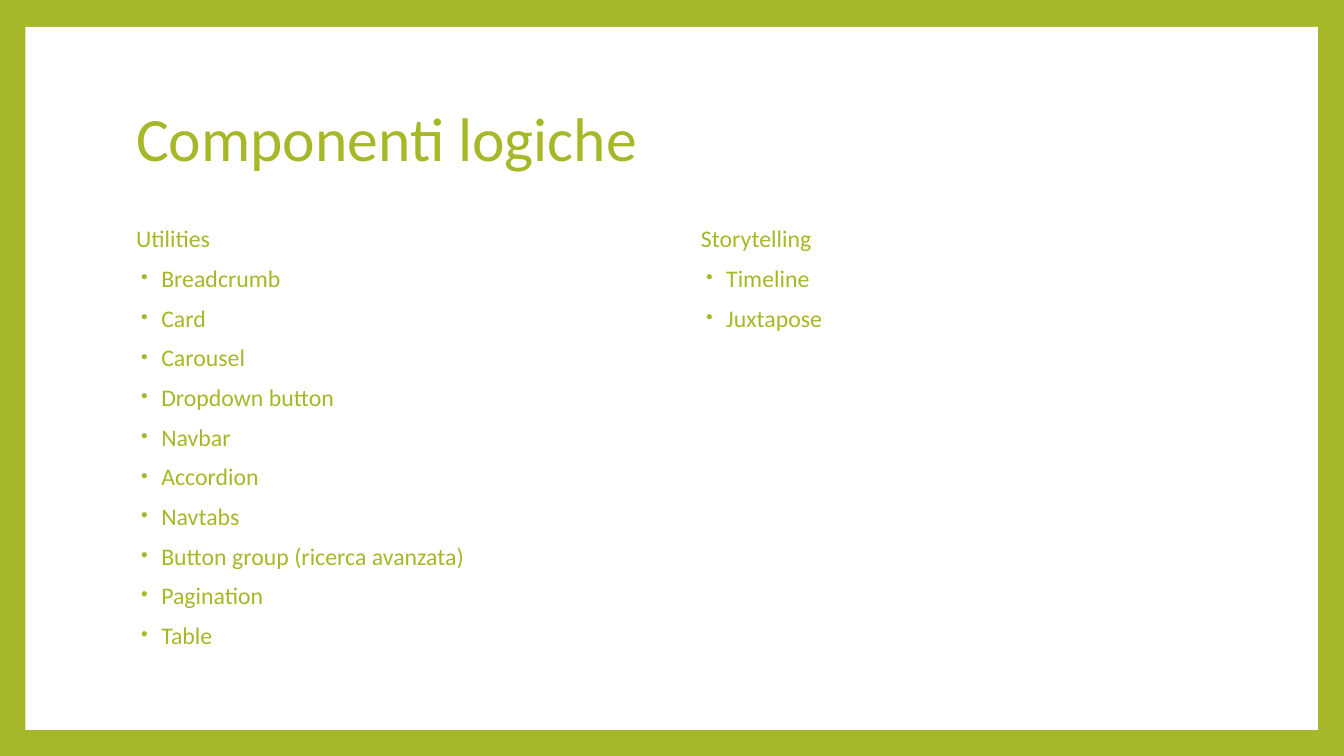
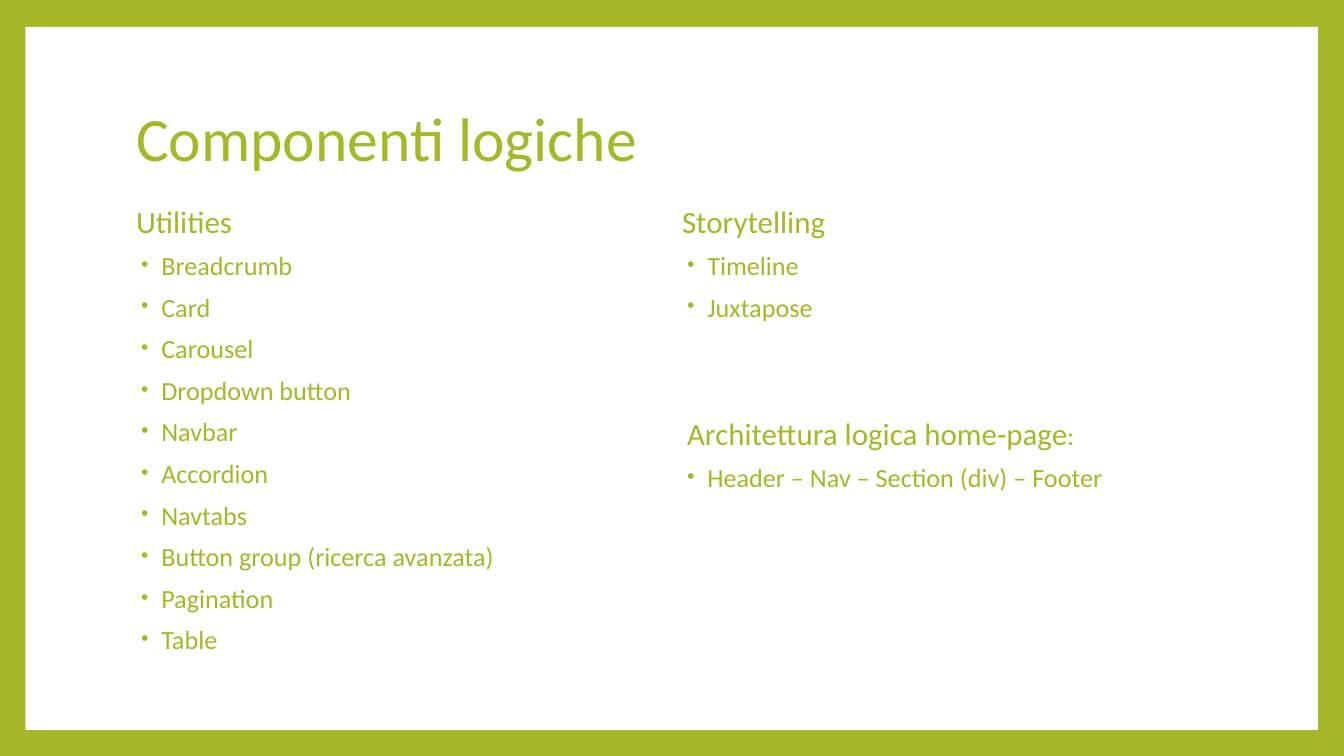
Before and after one commit to chiaradeguio/progetto-dhch, a slide deck: slide 3 of GrandeGuerraPrealpiVicentine.pptx. Drawn at 1344x756 pixels with LibreOffice and Linux fonts; fonts in the diff are those of the drawing. Boxes give left, top, right and bottom in pixels: in the first picture for what was removed or moved away, otherwise in the second. Text is boxed around its words. In the diff, an @@ line names an element or a change of style, - is before the commit and + after.

```diff
--- a/GrandeGuerraPrealpiVicentine.pptx
+++ b/GrandeGuerraPrealpiVicentine.pptx
@@ text "Utilities": place and size @@
-text "Utilities" at <box>136,230,464,644</box>
+text "Utilities" at <box>136,211,494,649</box>
@@ text "Utilities" at <box>136,211,494,649</box>: size 17.1 to 22.1 pt in "Utilities"; size 17.1 to 18.7 pt @@
@@ text "Storytelling": place and size @@
-text "Storytelling" at <box>701,230,822,331</box>
+text "Storytelling" at <box>682,211,1102,491</box>
@@ text at <box>682,211,825,322</box>: size 17.1 to 22.1 pt in "Storytelling"; size 17.1 to 18.7 pt in "Timeline", "Juxtapose" @@
@@ text at <box>687,423,1102,491</box>: paragraphs added @@
+Architettura logica home-page:
+• Header – Nav – Section (div) – Footer
```
